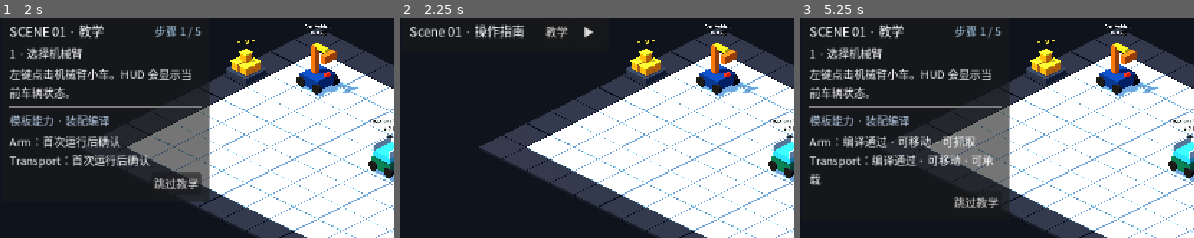
Above: before the commit, frames 1-3 (left to right).
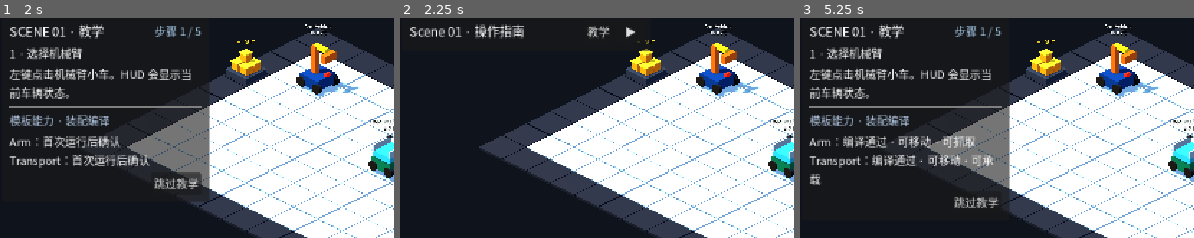
Above: after the commit, the same moments.

Repository: Ri0n72Y/automata
Game: Godot game, scene res://scenes/scene_01/scene_01_basic_packing.tscn
Same seed, same stepped clock (60 frames per second), same inputs: the game is played once before the commit and once after it.
Inputs:
- Up to frame 1 (2 s): click "▶" at 0.5 s; click "▼" at 1.25 s
- Up to frame 2 (2.25 s): click "跳过教学" at 2 s
- Up to frame 3 (5.25 s): click "P ▶" at 2.75 s; click "▶" at 3.5 s; click "教学" at 4.25 s; click "▶" at 5 s
The pictures show only the part of the screen within x 1-51%, y 13-63%; the shares and areas given below are measured in that part.

Frame 1 is identical in both runs. In frame 2, 0.5% of the frame differs, in the area x 36-64%, y 3-15%; in frame 3, nothing differs.
Error after the commit: Invalid assignment of property or key 'visible' with value of type 'bool' on a base object of type 'null instance'. (res://scripts/scene_01/scene_01_manual_con…

Commit message:
fix(scene-01): keep manual guide inside rail slot

Diff:
--- a/scripts/scene_01/scene_01_manual_controls.gd
+++ b/scripts/scene_01/scene_01_manual_controls.gd
@@ -2,17 +2,14 @@
 extends CanvasLayer
 
 const COLLAPSED_HEIGHT := 52.0
-const EXPANDED_HEIGHT := 342.0
-const BODY_PATHS := [
-	NodePath("RootControl/Panel/Margin/VBox/Instructions"),
-	NodePath("RootControl/Panel/Margin/VBox/ScopeNote"),
-]
+const EXPANDED_HEIGHT := 320.0
 
 @export var start_collapsed: bool = true
 @export var scene_controller_path: NodePath = NodePath("..")
 
 @onready var panel: PanelContainer = %Panel
 @onready var collapse_button: Button = %CollapseButton
+@onready var manual_body: ScrollContainer = %ManualBody
 
 var _collapsed: bool = true
 
@@ -54,10 +51,7 @@
 
 func set_collapsed(collapsed: bool) -> void:
 	_collapsed = collapsed
-	for path in BODY_PATHS:
-		var control := get_node_or_null(path) as Control
-		if control != null:
-			control.visible = not _collapsed
+	manual_body.visible = not _collapsed
 	if collapse_button != null:
 		collapse_button.text = "▶" if _collapsed else "▼"
 	_apply_panel_layout()
